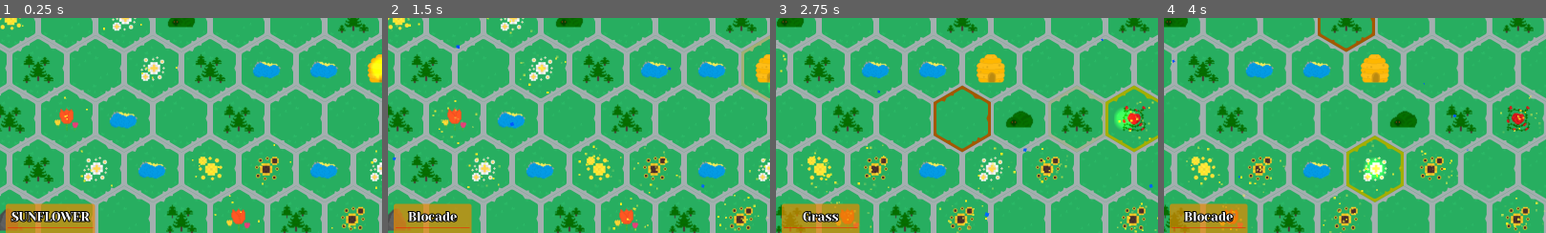
Above: before the commit, frames 1-4 (left to right).
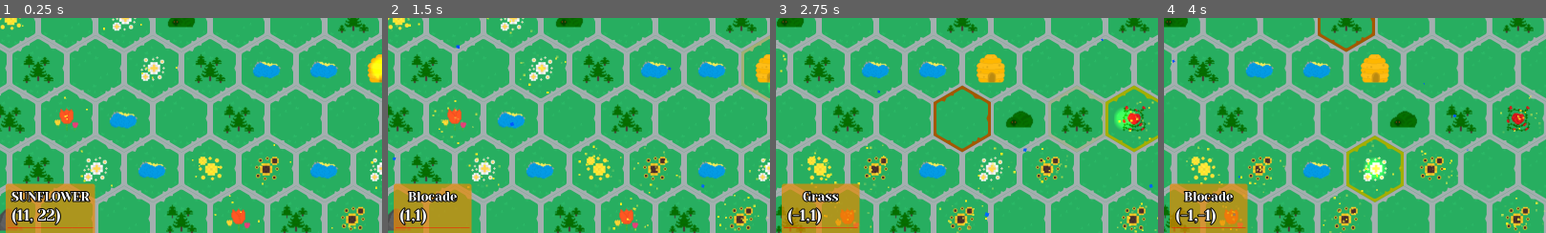
Above: after the commit, the same moments.

Repository: SpeedfireV/slavic-game-jam
Game: Godot game, scene res://game.tscn
Same seed, same stepped clock (60 frames per second), same inputs: the game is played once before the commit and once after it.
Inputs (mouse positions are % of the whole screen's width and height, from its top left):
- Up to frame 1 (0.25 s): no input
- Up to frame 2 (1.5 s): drag from (50, 50) to (57, 73) at 0.52 s; drag from (54, 62) to (46, 38) at 1.27 s
- Up to frame 3 (2.75 s): move the mouse to (46, 62) at 2.02 s; hold D (move_right) from 2.03 s (still down); click (46, 62) at 2.1 s
- Up to frame 4 (4 s): release D (move_right) at 2.75 s; drag from (21, 50) to (28, 73) at 2.77 s; drag from (24, 38) to (28, 73) at 3.52 s
The pictures show only the part of the screen within x 0-50%, y 38-88%; the shares and areas given below are measured in that part.

The runs differ from the first frame. In frame 1, 3.4% of the frame differs, in the area x 1-25%, y 76-97%; in frame 2, 2.8%; in frame 3, 2.6%; in frame 4, 2.7%.

Commit message:
coords display
coords display

Diff:
--- a/ui/hex_description/hex_description.gd
+++ b/ui/hex_description/hex_description.gd
@@ -1,6 +1,8 @@
 class_name HexDescription extends PanelContainer
 
 @onready var resource_name_label: Label = %ResourceNameLabel
+@onready var coordinates_label: Label = %Coords
 
 func update_info(hexagon: MapHexagon):
 	resource_name_label.text = hexagon.get_hex_resource_name()
+	coordinates_label.text = "(" + str(hexagon.coords.x / 60) + "," + str (hexagon.coords.y / 105) + ")"
--- a/ui/hex_description/hex_description.tscn
+++ b/ui/hex_description/hex_description.tscn
@@ -24,6 +24,11 @@
 text = "SUNFLOWER"
 horizontal_alignment = 1
 
+[node name="Coords" type="Label" parent="VBoxContainer"]
+unique_name_in_owner = true
+layout_mode = 2
+text = "(11, 22)"
+
 [node name="HSeparator" type="HSeparator" parent="VBoxContainer"]
 layout_mode = 2
 theme_override_constants/separation = 8
Not shown: 1 places in map/bee.tscn that only renumber resources
Not shown: 1 places in rain_effect.tscn that only renumber resources
Not shown: 1 places in ui/hud.tscn that only renumber resources
